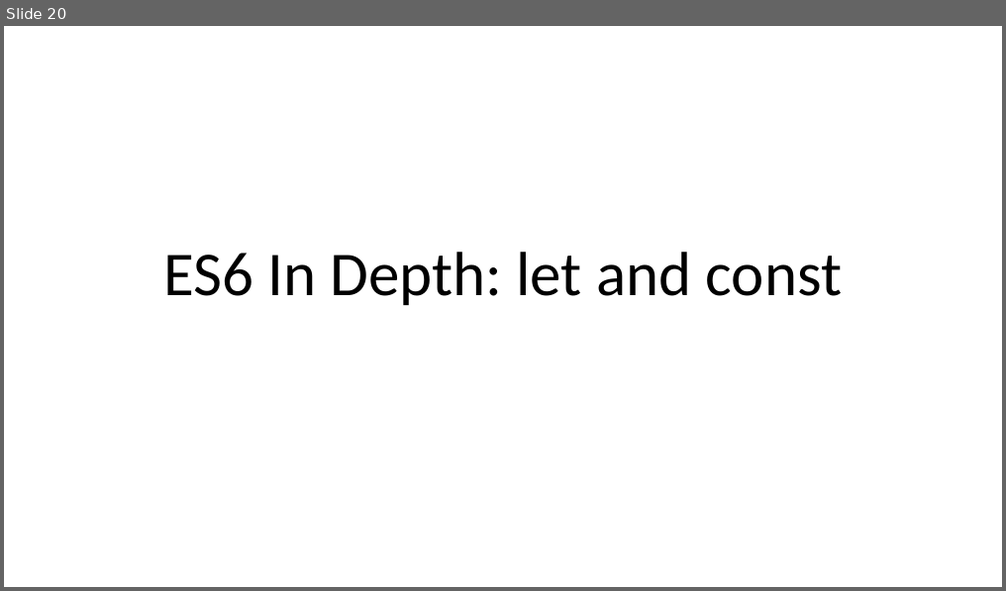
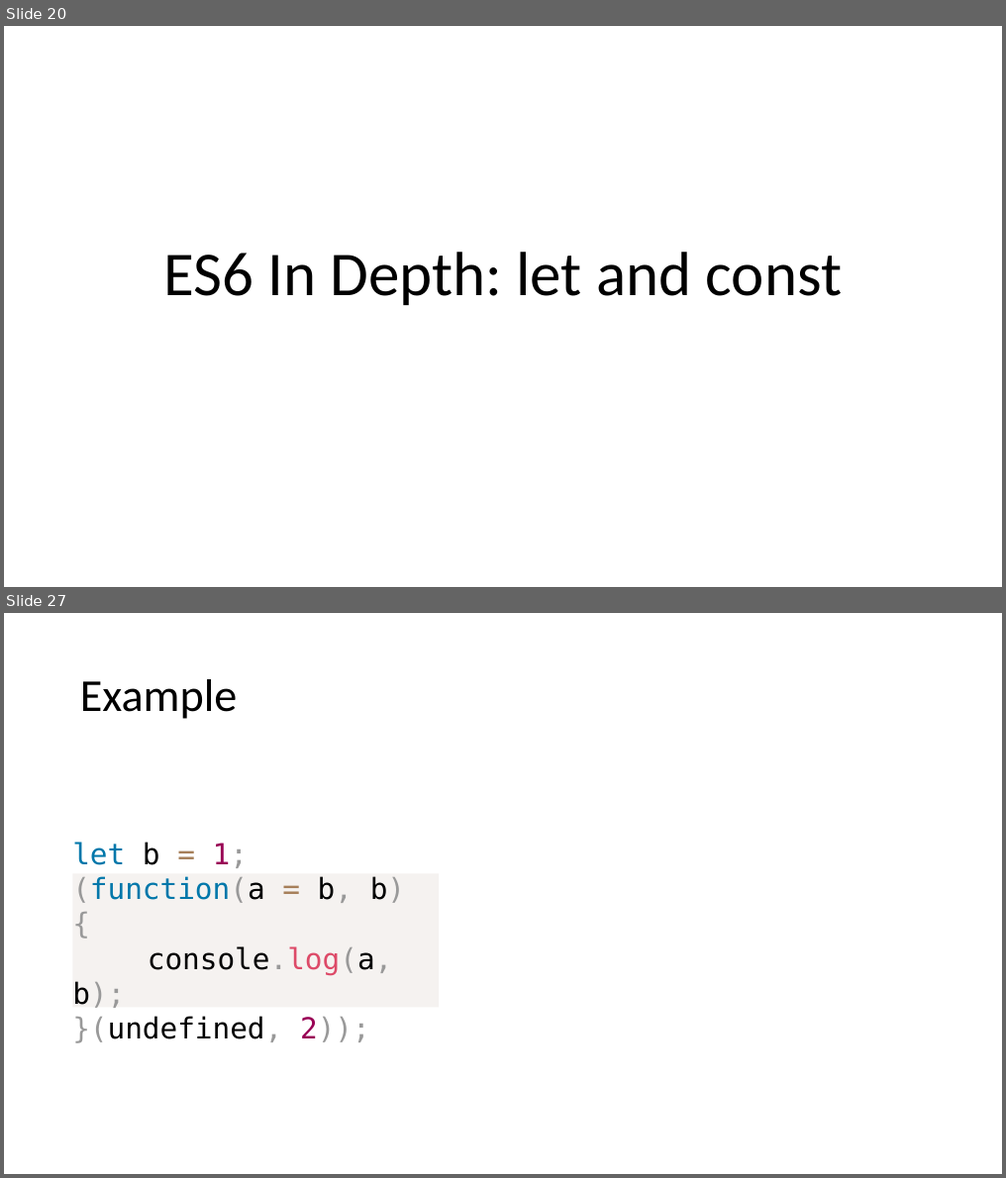
Before and after one commit to dzmitry-varabei/front-end-course, a slide deck: es6/es6.pptx. Shown one above the other, each under a label of ours: slide 20 before the commit, slides 20 and 27 after it; the slides between them are not shown. The pictures are 1006x591 and 1006x1178 pixels, drawn with LibreOffice and Linux fonts; fonts in the diff are those of the drawing. Boxes give left, top, right and bottom in pixels: in the first picture for what was removed or moved away, otherwise in the second. Text is boxed around its words. In the diff, an @@ line names an element or a change of style, - is before the commit and + after.

```diff
--- a/es6/es6.pptx
+++ b/es6/es6.pptx
@@ slide 27 added at (4, 613, 1002, 1174), background #FFFFFF @@
@@ title added at (80, 679, 238, 719), 44 pt, text #000000 @@
+Example
@@ text added at (73, 869, 439, 1011), fill #F5F2F0, 28 pt, text #000000 @@
+let b = 1;
+(function(a = b, b) {
+console.log(a, b);
+}(undefined, 2));
```
Also in this commit, not shown: 6 other slides added.
